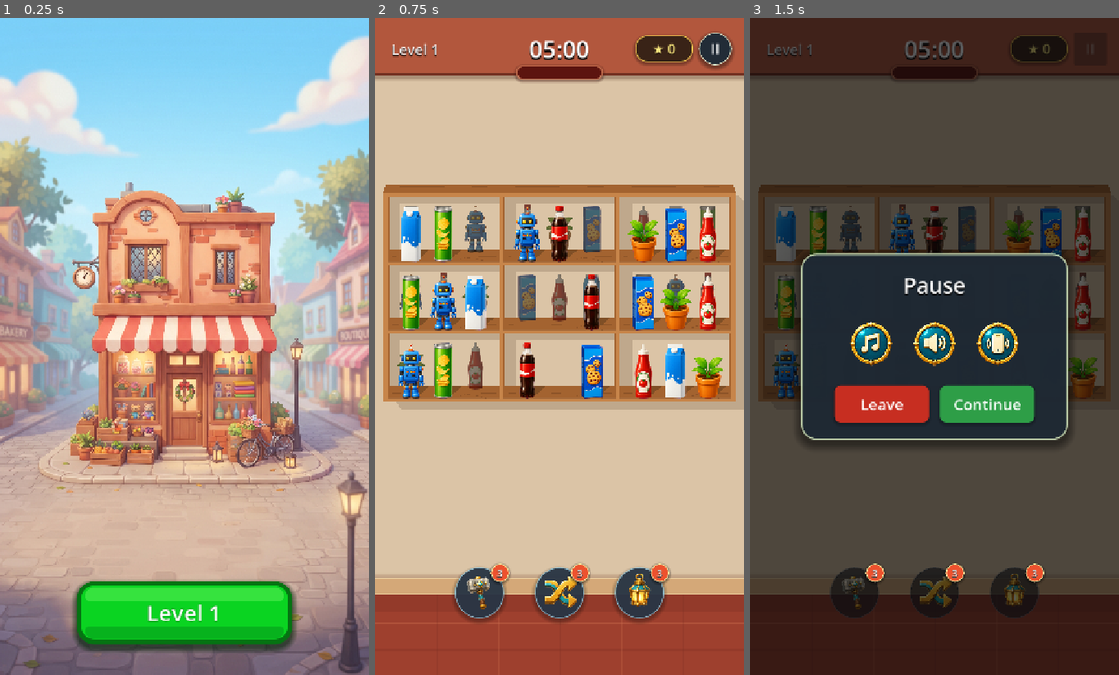
Above: before the commit, frames 1-3 (left to right).
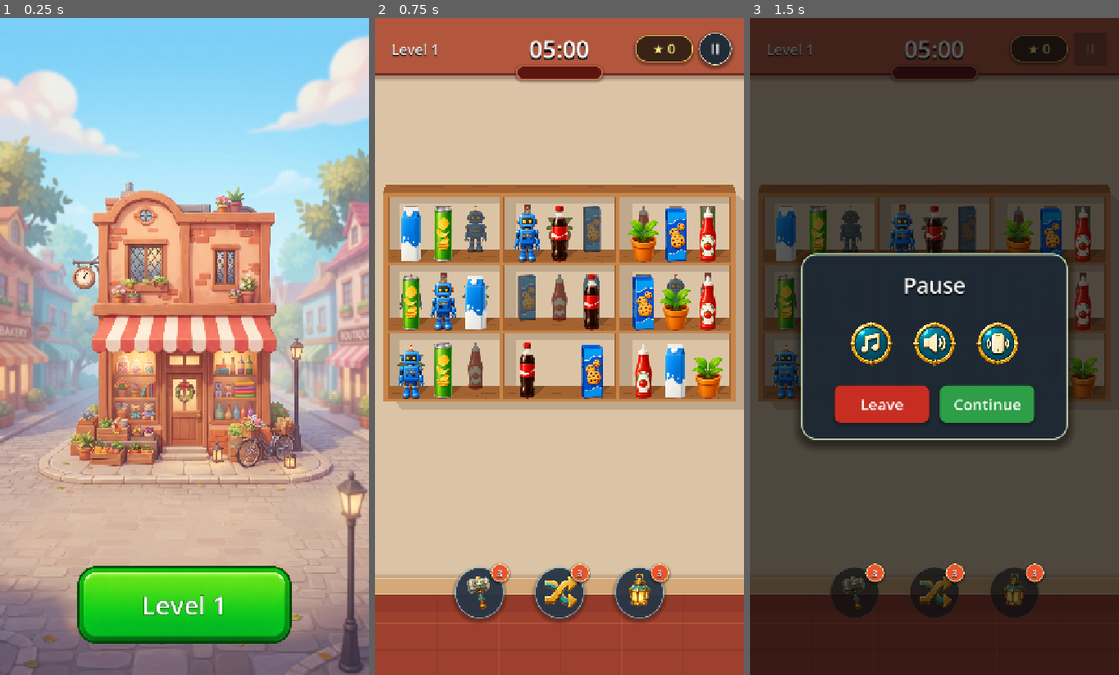
Above: after the commit, the same moments.

Repository: vladeque/sorting-puzzle
Game: Godot game, scene res://scenes/main_menu.tscn
Two runs of this game, one before a commit and one after it. Both use one fixed random seed, a clock stepped at 60 frames per second and the inputs below.
Inputs:
- Up to frame 1 (0.25 s): no input
- Up to frame 2 (0.75 s): click "Level 1" at 0.5 s
- Up to frame 3 (1.5 s): click "II" at 1.25 s

The runs differ from the first frame. In frame 1, 5.5% of the frame differs, in the area x 19-81%, y 83-97%; in frame 2, nothing differs; in frame 3, nothing differs.

Commit message:
Use generated image for level button

Diff:
--- a/scenes/main_menu.tscn
+++ b/scenes/main_menu.tscn
@@ -33,7 +33,7 @@
 anchor_right = 1.0
 anchor_bottom = 1.0
 offset_left = 48.0
-offset_top = -190.0
+offset_top = -220.0
 offset_right = -48.0
 offset_bottom = -52.0
 grow_horizontal = 2
--- a/scenes/ui/level_button.tscn
+++ b/scenes/ui/level_button.tscn
@@ -1,84 +1,12 @@
-[gd_scene load_steps=7 format=3]
+[gd_scene load_steps=3 format=3]
 
-[sub_resource type="StyleBoxFlat" id="StyleBoxFlat_level_button_normal"]
-bg_color = Color(0.04, 0.83, 0.13, 1)
-border_width_left = 8
-border_width_top = 8
-border_width_right = 8
-border_width_bottom = 10
-border_color = Color(0.02, 0.45, 0.07, 1)
-corner_radius_top_left = 32
-corner_radius_top_right = 32
-corner_radius_bottom_right = 32
-corner_radius_bottom_left = 32
-shadow_color = Color(0, 0.12, 0.02, 0.58)
-shadow_size = 12
-shadow_offset = Vector2(0, 7)
-anti_aliasing_size = 1.0
+[ext_resource type="Texture2D" uid="uid://bai63m2evt0sk" path="res://assets/ui/level_button_blank.png" id="1_level_button_blank"]
 
-[sub_resource type="StyleBoxFlat" id="StyleBoxFlat_level_button_pressed"]
-bg_color = Color(0.02, 0.65, 0.1, 1)
-border_width_left = 8
-border_width_top = 8
-border_width_right = 8
-border_width_bottom = 10
-border_color = Color(0.01, 0.32, 0.05, 1)
-corner_radius_top_left = 32
-corner_radius_top_right = 32
-corner_radius_bottom_right = 32
-corner_radius_bottom_left = 32
-shadow_color = Color(0, 0.08, 0.01, 0.48)
-shadow_size = 8
-shadow_offset = Vector2(0, 4)
-anti_aliasing_size = 1.0
-
-[sub_resource type="StyleBoxFlat" id="StyleBoxFlat_level_button_hover"]
-bg_color = Color(0.1, 0.92, 0.17, 1)
-border_width_left = 8
-border_width_top = 8
-border_width_right = 8
-border_width_bottom = 10
-border_color = Color(0.03, 0.52, 0.08, 1)
-corner_radius_top_left = 32
-corner_radius_top_right = 32
-corner_radius_bottom_right = 32
-corner_radius_bottom_left = 32
-shadow_color = Color(0, 0.12, 0.02, 0.58)
-shadow_size = 12
-shadow_offset = Vector2(0, 7)
-anti_aliasing_size = 1.0
-
-[sub_resource type="StyleBoxFlat" id="StyleBoxFlat_level_button_disabled"]
-bg_color = Color(0.22, 0.46, 0.24, 0.8)
-border_width_left = 8
-border_width_top = 8
-border_width_right = 8
-border_width_bottom = 10
-border_color = Color(0.12, 0.26, 0.13, 0.82)
-corner_radius_top_left = 32
-corner_radius_top_right = 32
-corner_radius_bottom_right = 32
-corner_radius_bottom_left = 32
-anti_aliasing_size = 1.0
-
-[sub_resource type="StyleBoxFlat" id="StyleBoxFlat_level_button_gloss"]
-bg_color = Color(0.55, 1, 0.46, 0.34)
-corner_radius_top_left = 22
-corner_radius_top_right = 22
-corner_radius_bottom_right = 14
-corner_radius_bottom_left = 14
-anti_aliasing_size = 1.0
-
-[sub_resource type="StyleBoxFlat" id="StyleBoxFlat_level_button_bottom_shade"]
-bg_color = Color(0, 0.42, 0.08, 0.32)
-corner_radius_top_left = 12
-corner_radius_top_right = 12
-corner_radius_bottom_right = 24
-corner_radius_bottom_left = 24
-anti_aliasing_size = 1.0
+[sub_resource type="StyleBoxTexture" id="StyleBoxTexture_level_button"]
+texture = ExtResource("1_level_button_blank")
 
 [node name="LevelButton" type="Button"]
-custom_minimum_size = Vector2(420, 122)
+custom_minimum_size = Vector2(420, 153)
 size_flags_horizontal = 4
 size_flags_vertical = 4
 theme_override_colors/font_color = Color(1, 1, 1, 1)
@@ -87,39 +15,12 @@
 theme_override_colors/font_disabled_color = Color(0.82, 0.92, 0.82, 0.72)
 theme_override_colors/font_outline_color = Color(0.03, 0.25, 0.04, 0.95)
 theme_override_colors/font_shadow_color = Color(0.01, 0.18, 0.03, 0.72)
-theme_override_constants/outline_size = 3
+theme_override_constants/outline_size = 4
 theme_override_constants/shadow_offset_x = 0
 theme_override_constants/shadow_offset_y = 4
-theme_override_font_sizes/font_size = 44
-theme_override_styles/normal = SubResource("StyleBoxFlat_level_button_normal")
-theme_override_styles/hover = SubResource("StyleBoxFlat_level_button_hover")
-theme_override_styles/pressed = SubResource("StyleBoxFlat_level_button_pressed")
-theme_override_styles/disabled = SubResource("StyleBoxFlat_level_button_disabled")
+theme_override_font_sizes/font_size = 50
+theme_override_styles/normal = SubResource("StyleBoxTexture_level_button")
+theme_override_styles/hover = SubResource("StyleBoxTexture_level_button")
+theme_override_styles/pressed = SubResource("StyleBoxTexture_level_button")
+theme_override_styles/disabled = SubResource("StyleBoxTexture_level_button")
 text = "Level 1"
-
-[node name="GlossHighlight" type="Panel" parent="."]
-layout_mode = 1
-anchors_preset = 10
-anchor_right = 1.0
-offset_left = 16.0
-offset_top = 12.0
-offset_right = -16.0
-offset_bottom = 39.0
-grow_horizontal = 2
-mouse_filter = 2
-theme_override_styles/panel = SubResource("StyleBoxFlat_level_button_gloss")
-
-[node name="BottomShade" type="Panel" parent="."]
-layout_mode = 1
-anchors_preset = 12
-anchor_top = 1.0
-anchor_right = 1.0
-anchor_bottom = 1.0
-offset_left = 16.0
-offset_top = -34.0
-offset_right = -16.0
-offset_bottom = -12.0
-grow_horizontal = 2
-grow_vertical = 0
-mouse_filter = 2
-theme_override_styles/panel = SubResource("StyleBoxFlat_level_button_bottom_shade")
--- a/scripts/production_main_menu.gd
+++ b/scripts/production_main_menu.gd
@@ -4,7 +4,7 @@
 const MIN_LEVEL := 1
 const MAX_LEVEL := 10
 const PRODUCTION_MENU_SCENE := "res://scenes/main_menu.tscn"
-const BOTTOM_BAR_HEIGHT := 190.0
+const BOTTOM_BAR_HEIGHT := 220.0
 const BOTTOM_MARGIN := 52.0
 const SIDE_MARGIN := 48.0
 const LEVEL_BUTTON_MAX_WIDTH := 420.0
Binary file added: assets/ui/level_button_blank.png
Not shown, added: assets/ui/level_button_blank.png.import
Not shown, changed: docs/PROJECT_MAP.md
Not shown, changed: docs/SCENES.md
